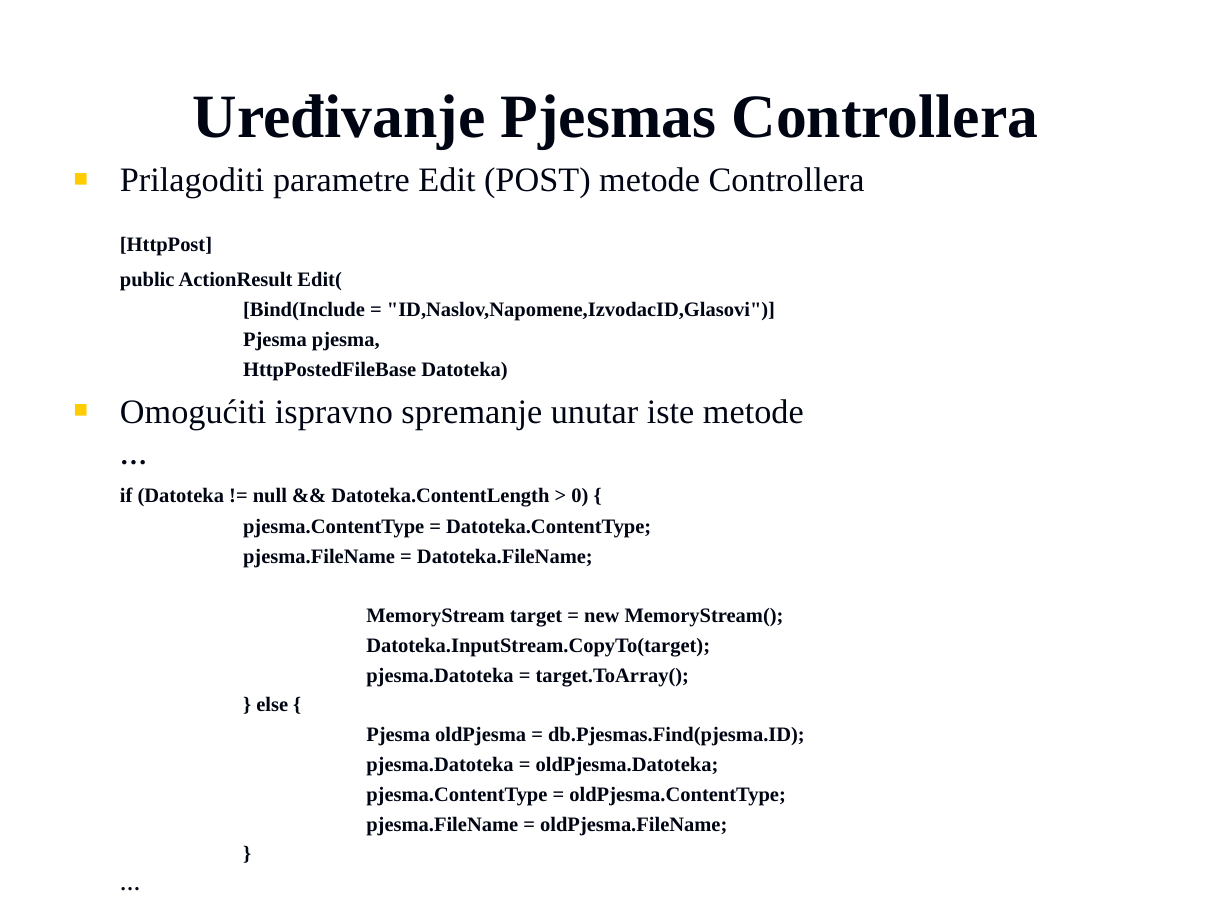
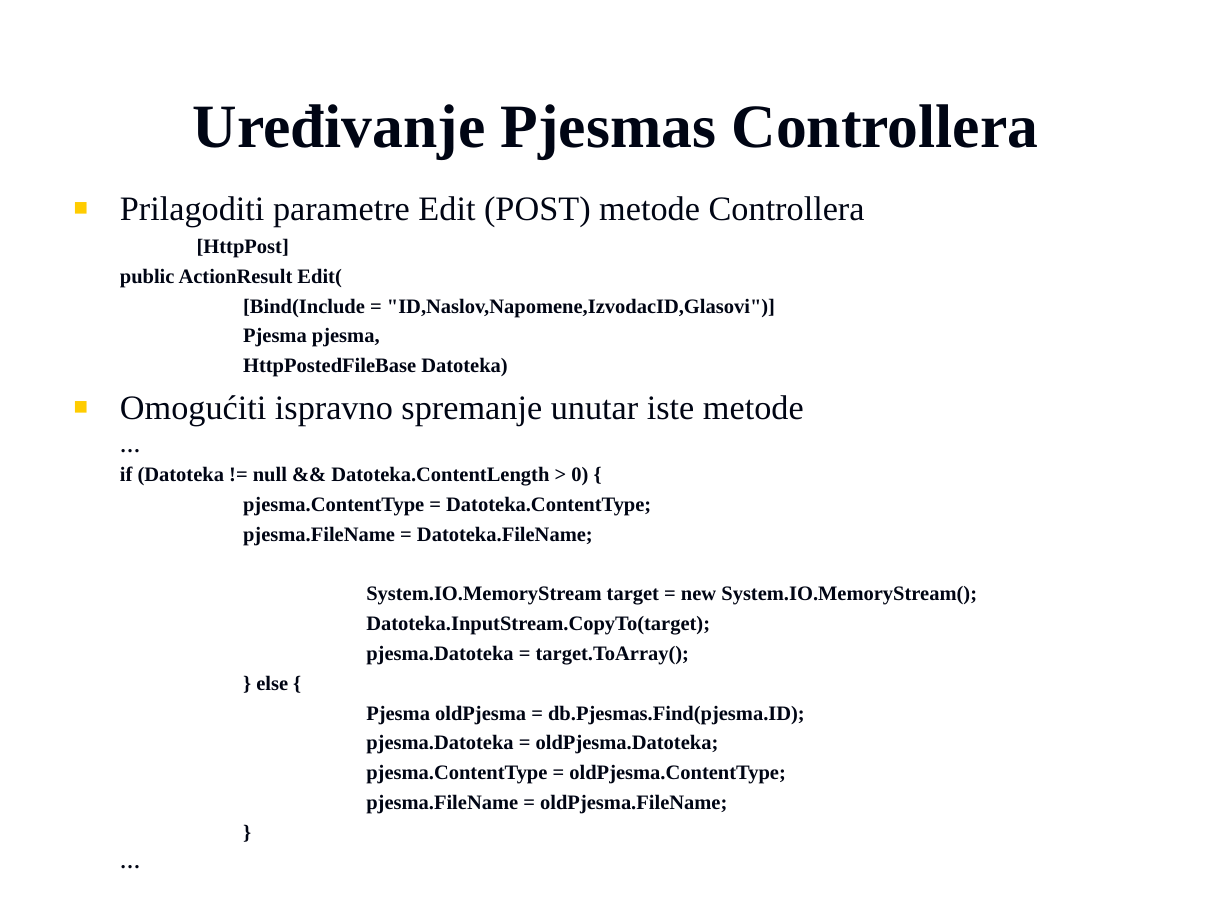
Before and after one commit to vzdesic/PZI, a slide deck: slide 6 of PPTs/MVC dodatak - file upload i download .ppt (slide 5 before the commit). Drawn at 1232x924 pixels with LibreOffice and Linux fonts; fonts in the diff are those of the drawing; background and template pictures are left out. Boxes give left, top, right and bottom in pixels: in the first picture for what was removed or moved away, otherwise in the second. Text is boxed around its words. In the diff, an @@ line names an element or a change of style, - is before the commit and + after.

```diff
--- a/PPTs/MVC dodatak - file upload i download .ppt
+++ b/PPTs/MVC dodatak - file upload i download .ppt
@@ title "Uređivanje Pjesmas Controllera": place and size @@
-title "Uređivanje Pjesmas Controllera" at box(193, 94, 1039, 148)
+title "Uređivanje Pjesmas Controllera" at box(193, 104, 1039, 158)
@@ text "Prilagoditi parametre Edit (POST) metode ...": place and size @@
-text "Prilagoditi parametre Edit (POST) metode ..." at box(120, 167, 865, 836)
+text "Prilagoditi parametre Edit (POST) metode ..." at box(120, 196, 977, 814)
@@ text "Prilagoditi parametre Edit (POST) metode ..." at box(120, 196, 977, 814): size 16 to 12 pt in "…"; less space between paragraphs @@
@@ text at box(366, 586, 977, 605): text changed @@
-MemoryStream target = new MemoryStream();
+System.IO.MemoryStream target = new System.IO.MemoryStream();
```
Also in this commit, not shown: 3 other slides changed, 4 slides added, 1 other file.
